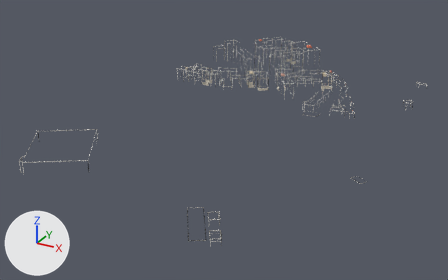
A saved change to the glTF model public/tiles/norte/d_7_2.glb.
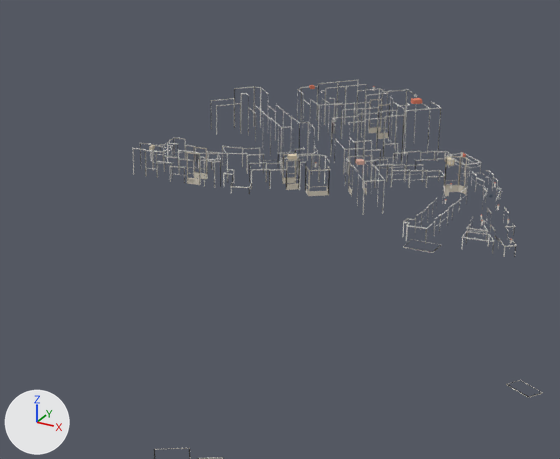
The first picture shows the older version from a 50 mm camera at (2017.0, 2078.0, 298.0) aimed at (1712.0, 2633.0, 21.0). The close-ups show the older and then the newer version on the part from 26% to 84% of the width and 0% to 76% of the height of that picture. Only the edits that show in the close-ups are written down. Lighting does not change. The marker at lower left points along +X, +Y and +Z. Vertices at exactly the same position are counted once.

Objects in the first close-up: 'detail'.
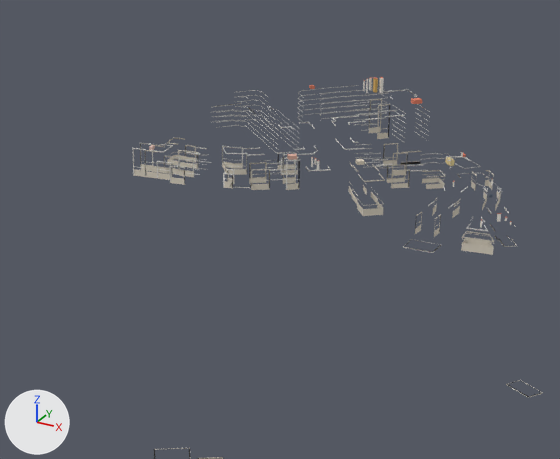
Scene script edits in JSON lines:
```json
{"block": "me_detail", "where": "# used by ob_detail; location = (1744.0, 2666.1, 51.6); scale = (253.0, 253.0, 253.0)"}
{"op": "remove", "block": "me_detail", "code": "me_detail.from_pydata(...)  # 6911 vertices, 5142 faces; spans x -0.58..0.58, y -1.0..1.0, z -0.11..0.11"}
{"op": "add", "block": "me_detail", "code": "me_detail.from_pydata(...)  # 5051 vertices, 3776 faces; spans x -0.58..0.58, y -1.0..1.0, z -0.11..0.11"}
{"block": "me_detail", "change": "me_detail part 1: the loose piece of 6 vertices spanning x -0.3..-0.26, y 0.24..0.26, z 0.06 is scaled about its middle by (0.421, 0.263, 11), then moved by (-0.03, -0.02, -0.04)"}
{"block": "me_detail", "change": "me_detail part 2: 386 loose pieces with 2680 vertices, spanning x -0.58..0.52, y -1.0..1.0, z -0.11..0.11, are deleted"}
{"block": "me_detail", "change": "me_detail part 3: 117 vertices moved within x -0.53..0.28, y 0.11..0.86, z -0.03..0.11; 1280 vertices removed from x -0.53..0.34, y 0.07..0.9, z -0.06..0.11; 2162 vertices added at x -0.56..0.29, y 0.07..0.9, z -0.05..0.11"}
{"block": "me_detail", "change": "me_detail part 4: 235 kept faces spanning x -0.52..0.34, y -0.97..0.72, z -0.04..0.11 get new vertex colours"}
{"block": "me_detail", "change": "other edits to the shape of me_detail do not show in these pictures"}
{"op": "set", "path": "ob_detail.location", "old": "(1744.0, 2666.1, 51.6)", "new": "(1744.0, 2665.9, 51.0)"}
```

Location of each change, (x1, y1, x2, y2) in pixels of the close-ups (560 x 459 px; the box of a moved part takes in the faces that stretch with it):
```json
{"object": "detail", "change": "reshaped, moved, rescaled", "before": [132, 80, 543, 459], "after": [132, 77, 543, 459]}
{"part": 1, "of": "me_detail", "change": "moved or reshaped", "after": [235, 169, 241, 175], "on screen": "not visible before"}
{"part": 2, "of": "me_detail", "change": "deleted", "before": [151, 80, 517, 257]}
{"part": 3, "of": "me_detail", "change": "moved or reshaped", "before": [132, 86, 516, 253], "after": [133, 77, 512, 255]}
{"part": 4, "of": "me_detail", "change": "recoloured", "before": [146, 138, 481, 182], "after": [146, 138, 481, 182]}
```
